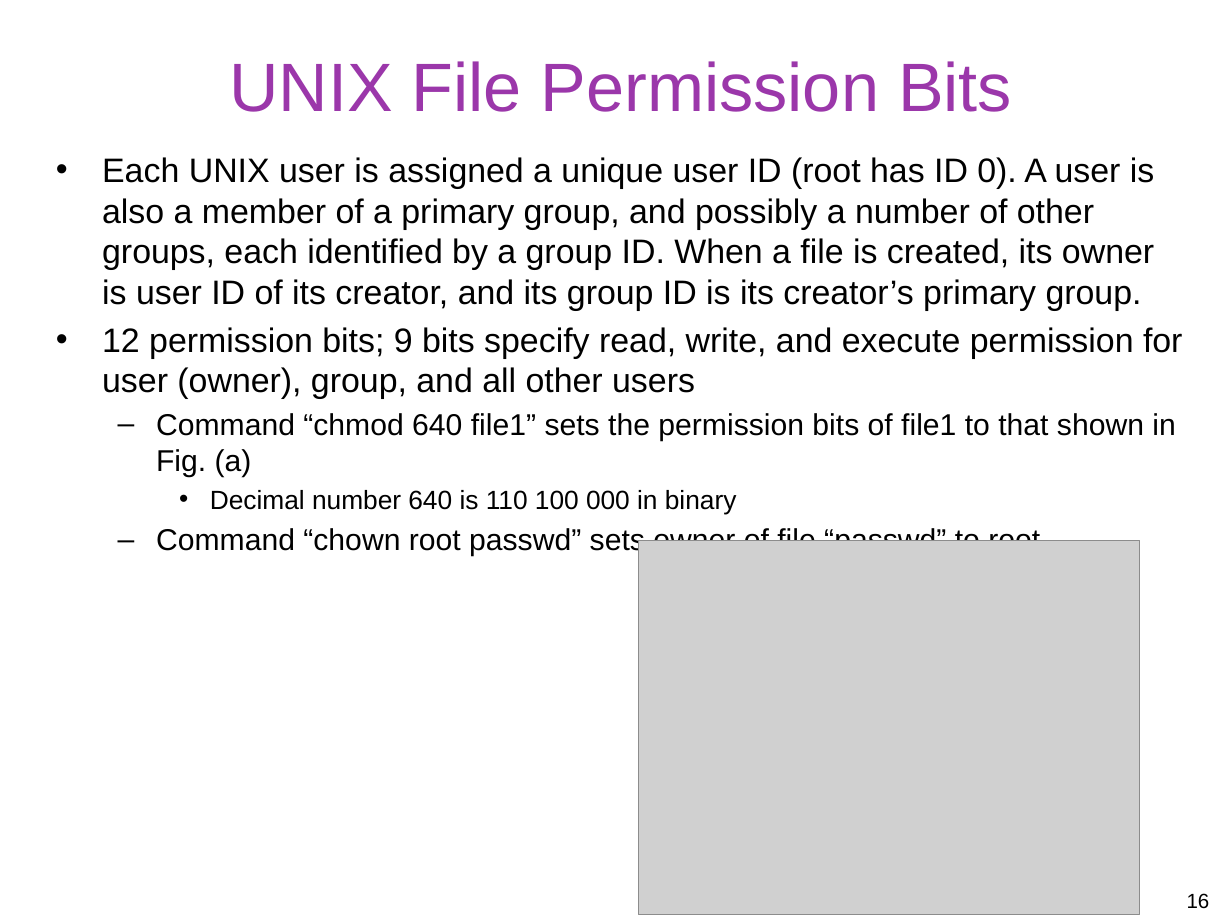
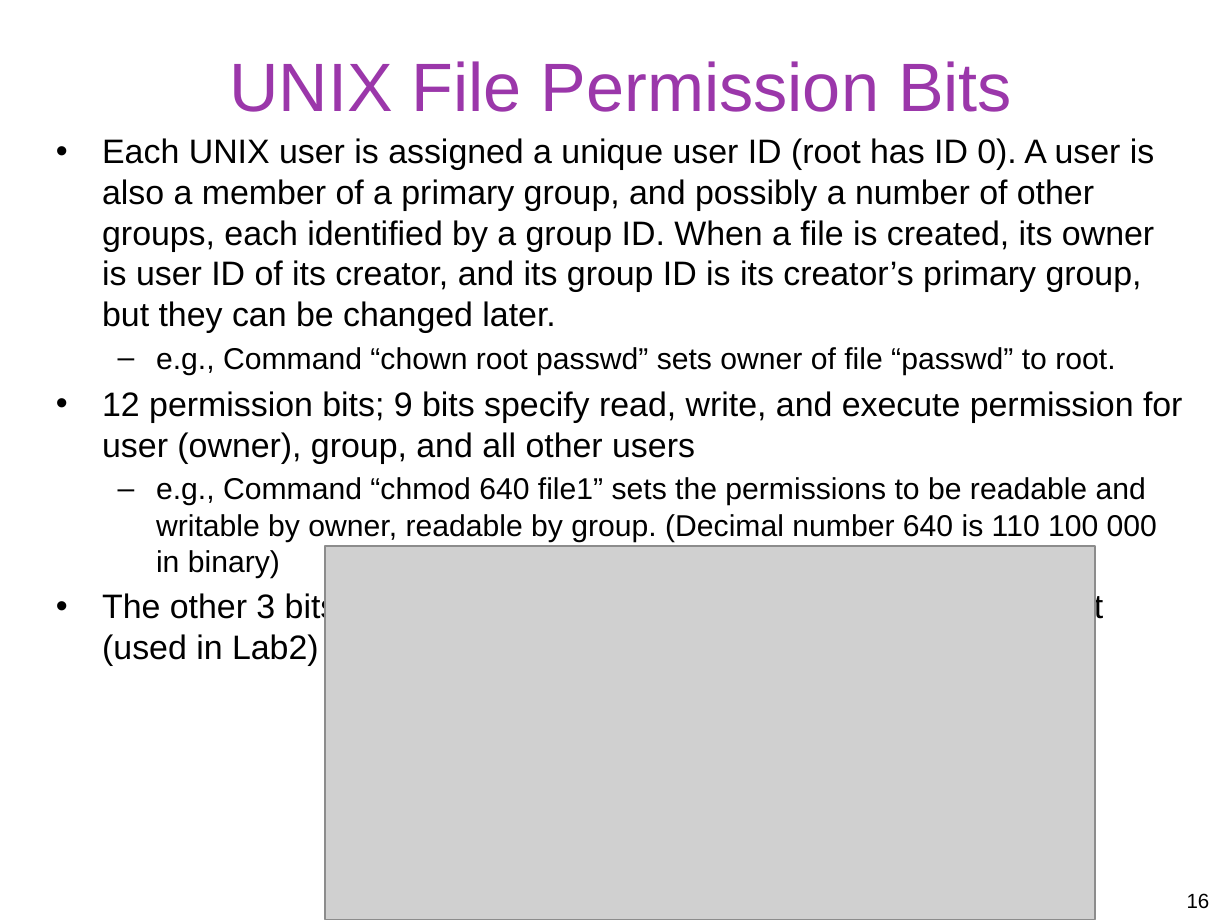
Before and after one commit to gulaoshi/gu.github.io, a slide deck: slide 16 of InfoSec/PPTs/L4-CH04-Access Control.pptx. Drawn at 1232x924 pixels with LibreOffice and Linux fonts; fonts in the diff are those of the drawing; grey boxes stand for pictures. Boxes give left, top, right and bottom in pixels: in the first picture for what was removed or moved away, otherwise in the second. Text is boxed around its words. In the diff, an @@ line names an element or a change of style, - is before the commit and + after.

```diff
--- a/InfoSec/PPTs/L4-CH04-Access Control.pptx
+++ b/InfoSec/PPTs/L4-CH04-Access Control.pptx
@@ text "Each UNIX user is assigned ..." moved from (x1=102, y1=157, x2=1182, y2=557) to (x1=102, y1=138, x2=1182, y2=666) @@
@@ text at (x1=102, y1=138, x2=1154, y2=375): text changed @@
-• Each UNIX user is assigned a unique user ID (root has ID 0). A user is also a member of a primary group, and possibly a number of other groups, each identified by a group ID. When a file is created, its owner is user ID of its creator, and its group ID is its creator’s primary group.
+• Each UNIX user is assigned a unique user ID (root has ID 0). A user is also a member of a primary group, and possibly a number of other groups, each identified by a group ID. When a file is created, its owner is user ID of its creator, and its group ID is its creator’s primary group, but they can be changed later.
+  – e.g., Command “chown root passwd” sets owner of file “passwd” to root.
@@ text at (x1=102, y1=477, x2=1157, y2=666): text changed @@
-  – Command “chmod 640 file1” sets the permission bits of file1 to that shown in Fig. (a)
-    • Decimal number 640 is 110 100 000 in binary
-  – Command “chown root passwd” sets owner of file “passwd” to root.
+  – e.g., Command “chmod 640 file1” sets the permissions to be readable and writable by owner, readable by group. (Decimal number 640 is 110 100 000 in binary)
+• The other 3 bits are Set-UID, Set-GID (used in Lab1) and Sticky bit (used in Lab2)
@@ picture resized from (x1=638, y1=541, x2=1140, y2=915) to (x1=325, y1=546, x2=1095, y2=919) @@
```
Also in this commit, not shown: 9 other files.
